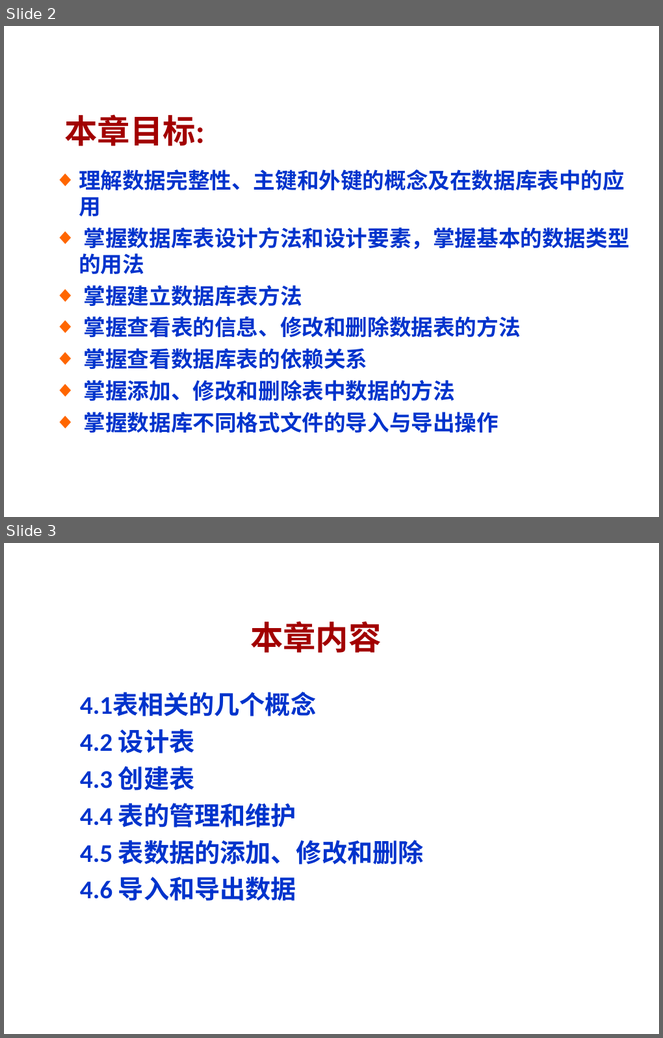
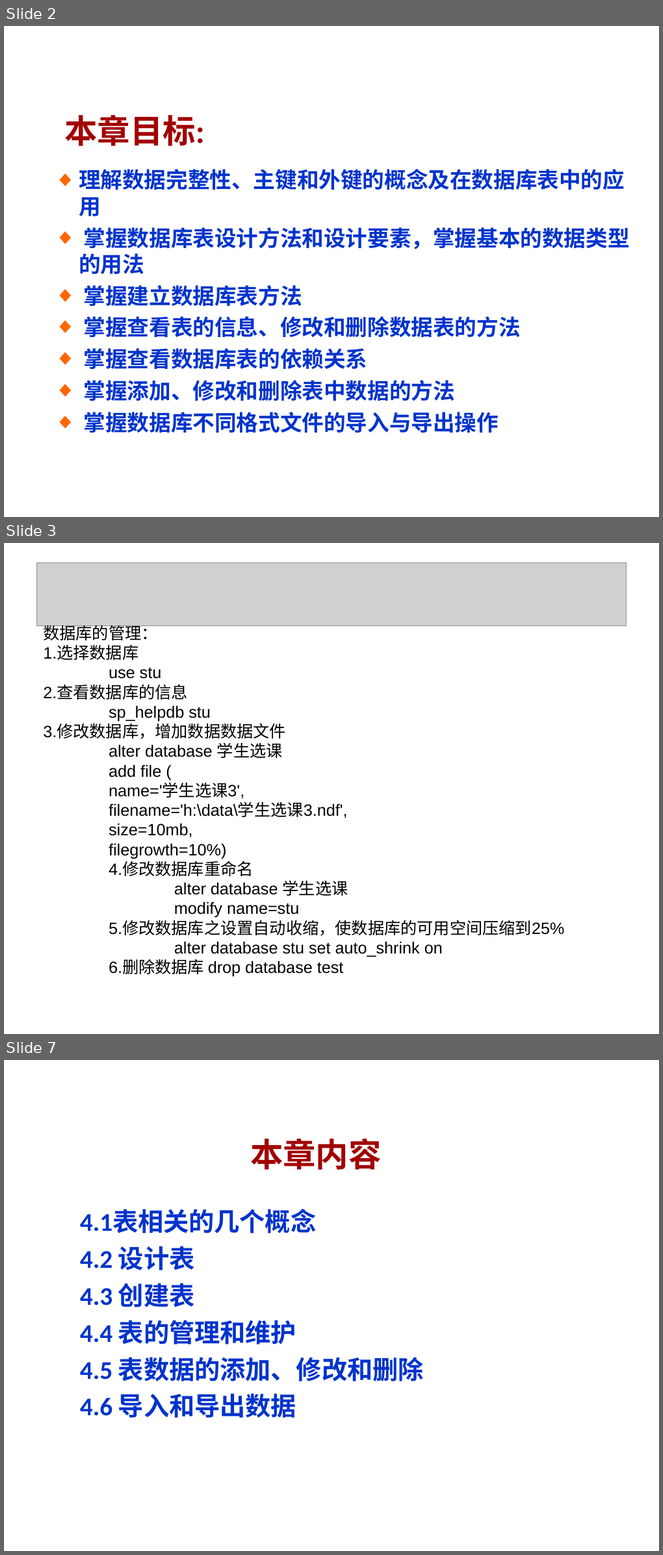
Before and after one commit to yuqingmao2019/MyWorkSpace, a slide deck: 数据库ppt/第4章 .ppt. Shown one above the other, each under a label of ours: slides 2 and 3 before the commit, slides 2, 3 and 7 after it; the slides between them are not shown. The pictures are 663x1038 and 663x1555 pixels, drawn with LibreOffice and Linux fonts; fonts in the diff are those of the drawing; grey boxes stand for pictures; background and template pictures are left out. Boxes give left, top, right and bottom in pixels: in the first picture for what was removed or moved away, otherwise in the second. Text is boxed around its words. In the diff, an @@ line names an element or a change of style, - is before the commit and + after.

Commit message:
数据库

```diff
--- a/数据库ppt/第4章 .ppt
+++ b/数据库ppt/第4章 .ppt
@@ slide 3 added at <box>4,543,659,1034</box>, background picture (left out) @@
@@ picture added at <box>36,563,627,626</box> @@
@@ text added at <box>43,625,564,977</box>, 18 pt, text #000000 @@
+数据库的管理：
+1.选择数据库
+use stu
+2.查看数据库的信息
+sp_helpdb stu
+3.修改数据库，增加数据数据文件
+    alter database 学生选课
+    add file (
+    name='学生选课3',
+    filename='h:\data\学生选课3.ndf',
+    size=10mb,
+    filegrowth=10%)
+4.修改数据库重命名
+alter database 学生选课
+modify name=stu
+5.修改数据库之设置自动收缩，使数据库的可用空间压缩到25%
+alter database stu set auto_shrink on
+6.删除数据库 drop database test
@@ what was slide 3 is now slide 7 @@
```
Also in this commit, not shown: 7 slides changed, 4 other slides added, 1 other file.
